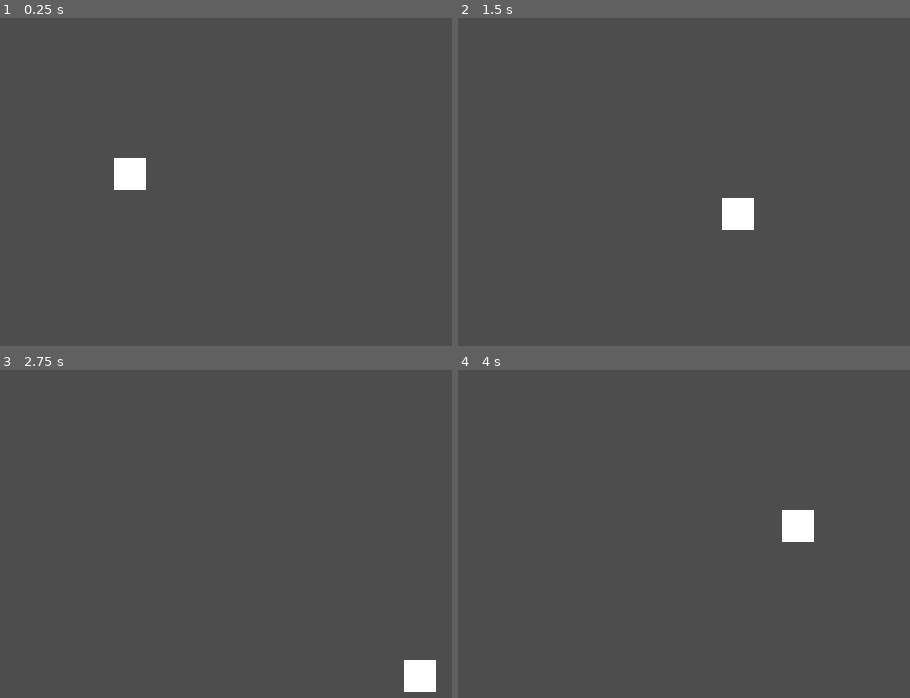
Above: before the commit, frames 1-4 (two rows, left to right).
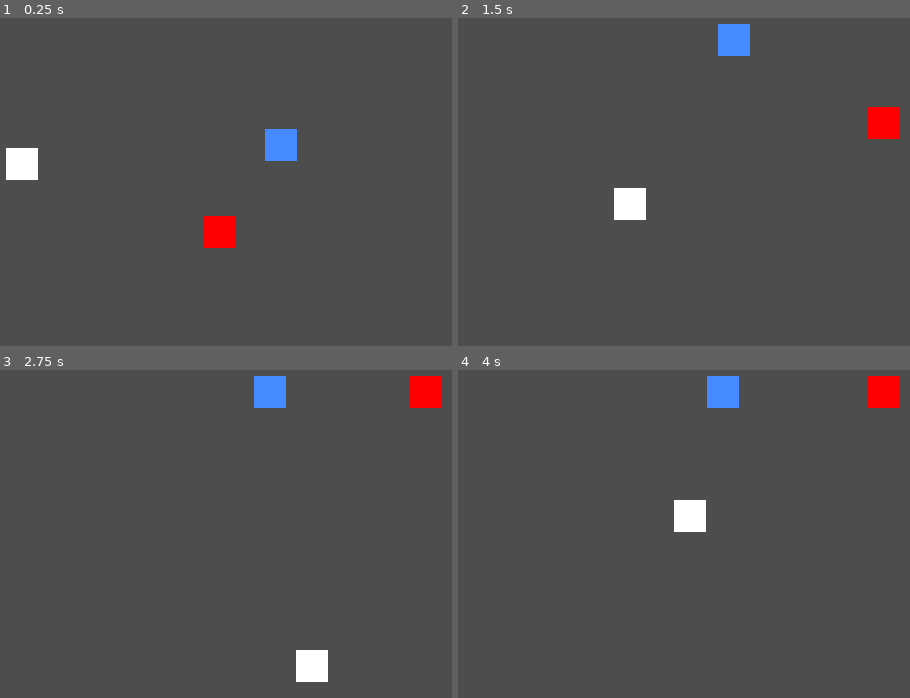
Above: after the commit, the same moments.

Repository: Zero-Fall-Studios/bit-quest
Game: Godot game, scene res://scenes/game.tscn
Same seed, same stepped clock (60 frames per second), same inputs: the game is played once before the commit and once after it. Before the commit the project starts from res://scenes/basic_2d_4_directions/basic_2d_4_directions.tscn.
Inputs:
- Up to frame 1 (0.25 s): no input
- Up to frame 2 (1.5 s): hold D (move_right) 0.53-1.28 s; hold S (move_down) from 1.28 s (still down)
- Up to frame 3 (2.75 s): release S (move_down) at 2.03 s; hold D (move_right) from 2.03 s (still down)
- Up to frame 4 (4 s): release D (move_right) at 2.78 s; hold W (move_up) 2.78-3.53 s; hold A (move_left) from 3.53 s (still down)

The runs differ from the first frame. In frame 1, 2.8% of the frame differs, in the area x 1-66%, y 33-71%; in frame 2, 2.8%; in frame 3, 2.8%; in frame 4, 2.8%.

Commit message:
refactor folder structure

Diff:
--- a/project.godot
+++ b/project.godot
@@ -11,7 +11,7 @@
 [application]
 
 config/name="LearningGodot"
-run/main_scene="res://scenes/basic_2d_4_directions/basic_2d_4_directions.tscn"
+run/main_scene="res://scenes/game.tscn"
 config/features=PackedStringArray("4.2", "Forward Plus")
 
 [display]
--- a/scenes/basic_2d_4_directions/basic_2d_4_directions.tscn
+++ /dev/null
@@ -1,8 +0,0 @@
-[gd_scene load_steps=2 format=3 uid="uid://kjtos8vrnqf"]
-
-[ext_resource type="PackedScene" uid="uid://bnbxxktjc8qen" path="res://scenes/basic_2d_4_directions/character_4_directions.tscn" id="1_rmqc4"]
-
-[node name="Basic2d4Directions" type="Node2D"]
-
-[node name="Character4Directions" parent="." instance=ExtResource("1_rmqc4")]
-position = Vector2(159, 84)
--- a/scenes/basic_2d_4_directions/character_4_directions.gd
+++ /dev/null
@@ -1,14 +0,0 @@
-extends CharacterBody2D
-
-@export var speed = 100
-
-func _physics_process(_delta):
-	var movement_input = get_movement_input()
-	velocity = movement_input * speed
-	move_and_slide()
-
-func get_movement_input() -> Vector2:
-	var input: Vector2 = Vector2.ZERO
-	input.x = (Input.get_action_strength("move_right") - Input.get_action_strength("move_left"))
-	input.y = (Input.get_action_strength("move_down") - Input.get_action_strength("move_up"))
-	return input.normalized()
--- a/scenes/basic_2d_4_directions/character_4_directions.tscn
+++ /dev/null
@@ -1,15 +0,0 @@
-[gd_scene load_steps=4 format=3 uid="uid://bnbxxktjc8qen"]
-
-[ext_resource type="Script" path="res://scenes/basic_2d_4_directions/character_4_directions.gd" id="1_k8dss"]
-[ext_resource type="Texture2D" uid="uid://ryaeo27p0gvi" path="res://assets/images/square.png" id="1_ysftl"]
-
-[sub_resource type="RectangleShape2D" id="RectangleShape2D_qrhyp"]
-
-[node name="Character4Directions" type="CharacterBody2D"]
-script = ExtResource("1_k8dss")
-
-[node name="Sprite2D" type="Sprite2D" parent="."]
-texture = ExtResource("1_ysftl")
-
-[node name="CollisionShape2D" type="CollisionShape2D" parent="."]
-shape = SubResource("RectangleShape2D_qrhyp")
--- a/scenes/character_controls/npc.tscn
+++ b/scenes/characters/npc.tscn
@@ -1,8 +1,8 @@
 [gd_scene load_steps=5 format=3 uid="uid://do51d1tc4nsbh"]
 
-[ext_resource type="Script" path="res://scenes/character_controls/character.gd" id="1_cek5b"]
+[ext_resource type="Script" path="res://scripts/character/character.gd" id="1_cek5b"]
 [ext_resource type="Texture2D" uid="uid://ryaeo27p0gvi" path="res://assets/images/square.png" id="2_imlqm"]
-[ext_resource type="Script" path="res://scenes/character_controls/npc_controls.gd" id="3_xe7i2"]
+[ext_resource type="Script" path="res://scripts/character/controls/npc_controls.gd" id="3_xe7i2"]
 
 [sub_resource type="RectangleShape2D" id="RectangleShape2D_ydorh"]
 size = Vector2(16, 16)
@@ -20,4 +20,3 @@
 
 [node name="Controls" type="Node" parent="."]
 script = ExtResource("3_xe7i2")
-argo_distance = 100
--- a/scenes/character_controls/npc_2.tscn
+++ b/scenes/characters/npc_2.tscn
@@ -1,8 +1,8 @@
 [gd_scene load_steps=5 format=3 uid="uid://b23ielbj1gg1s"]
 
-[ext_resource type="Script" path="res://scenes/character_controls/character.gd" id="1_a7n7n"]
+[ext_resource type="Script" path="res://scripts/character/character.gd" id="1_a7n7n"]
 [ext_resource type="Texture2D" uid="uid://ryaeo27p0gvi" path="res://assets/images/square.png" id="2_ms1nf"]
-[ext_resource type="Script" path="res://scenes/character_controls/npc_controls.gd" id="3_h6upt"]
+[ext_resource type="Script" path="res://scripts/character/controls/npc_controls.gd" id="3_h6upt"]
 
 [sub_resource type="RectangleShape2D" id="RectangleShape2D_tlag5"]
 size = Vector2(14, 16)
--- a/scenes/character_controls/player.tscn
+++ b/scenes/characters/player.tscn
@@ -1,8 +1,8 @@
 [gd_scene load_steps=5 format=3 uid="uid://q28w184q466y"]
 
-[ext_resource type="Script" path="res://scenes/character_controls/character.gd" id="1_28fcs"]
+[ext_resource type="Script" path="res://scripts/character/character.gd" id="1_28fcs"]
 [ext_resource type="Texture2D" uid="uid://ryaeo27p0gvi" path="res://assets/images/square.png" id="2_pb85r"]
-[ext_resource type="Script" path="res://scenes/character_controls/player_controls.gd" id="3_nfwgp"]
+[ext_resource type="Script" path="res://scripts/character/controls/player_controls.gd" id="3_nfwgp"]
 
 [sub_resource type="RectangleShape2D" id="RectangleShape2D_3syqg"]
 size = Vector2(16, 16)
--- a/scenes/character_controls/character_controls.tscn
+++ b/scenes/game.tscn
@@ -1,8 +1,8 @@
 [gd_scene load_steps=8 format=3 uid="uid://3bg68s454lxs"]
 
-[ext_resource type="PackedScene" uid="uid://q28w184q466y" path="res://scenes/character_controls/player.tscn" id="1_qg8sg"]
-[ext_resource type="PackedScene" uid="uid://do51d1tc4nsbh" path="res://scenes/character_controls/npc.tscn" id="2_w5451"]
-[ext_resource type="PackedScene" uid="uid://b23ielbj1gg1s" path="res://scenes/character_controls/npc_2.tscn" id="3_17ujd"]
+[ext_resource type="PackedScene" uid="uid://q28w184q466y" path="res://scenes/characters/player.tscn" id="1_uxv67"]
+[ext_resource type="PackedScene" uid="uid://do51d1tc4nsbh" path="res://scenes/characters/npc.tscn" id="2_cvo7m"]
+[ext_resource type="PackedScene" uid="uid://b23ielbj1gg1s" path="res://scenes/characters/npc_2.tscn" id="3_72j5o"]
 
 [sub_resource type="RectangleShape2D" id="RectangleShape2D_c223n"]
 size = Vector2(20, 195)
@@ -16,15 +16,15 @@
 [sub_resource type="RectangleShape2D" id="RectangleShape2D_bf805"]
 size = Vector2(345, 19)
 
-[node name="CharacterControls" type="Node2D"]
+[node name="Game" type="Node2D"]
 
-[node name="Player" parent="." instance=ExtResource("1_qg8sg")]
+[node name="Player" parent="." instance=ExtResource("1_uxv67")]
 position = Vector2(105, 79)
 
-[node name="NPC" parent="." instance=ExtResource("2_w5451")]
+[node name="NPC" parent="." instance=ExtResource("2_cvo7m")]
 position = Vector2(235, 82)
 
-[node name="npc2" parent="." instance=ExtResource("3_17ujd")]
+[node name="npc2" parent="." instance=ExtResource("3_72j5o")]
 position = Vector2(181, 124)
 
 [node name="StaticBody2D" type="StaticBody2D" parent="."]
--- a/scenes/player_npc/npc.gd
+++ /dev/null
@@ -1,39 +0,0 @@
-extends CharacterBody2D
-
-@export var speed = 100
-@export var argo_distance = 50
-
-var direction: Vector2 = Vector2.ZERO
-var target: CharacterBody2D
-
-func _physics_process(_delta):
-  var movement_input = get_movement_input()
-  velocity = movement_input * speed
-  if move_and_slide():
-    direction = Vector2.ZERO
-
-func get_movement_input():
-  calculate_direction()
-  detect_target()
-  follow_target()
-  return direction
-
-func calculate_direction():
-  if direction == Vector2.ZERO:
-    direction = Vector2(randf_range( - 1, 1), randf_range( - 1, 1)).normalized()
-
-func detect_target():
-  var players = get_tree().get_nodes_in_group("player")
-  for t in players:
-    if t.position.distance_to(position) < argo_distance:
-      target = t
-      return
-
-  if target:
-    target = null
-    direction = Vector2.ZERO
-
-func follow_target():
-  if target == null:
-    return
-  direction = (target.position - position).normalized()
--- a/scenes/player_npc/npc.tscn
+++ /dev/null
@@ -1,18 +0,0 @@
-[gd_scene load_steps=4 format=3 uid="uid://cd7xdwc2jegep"]
-
-[ext_resource type="Script" path="res://scenes/player_npc/npc.gd" id="1_j68pl"]
-[ext_resource type="Texture2D" uid="uid://ryaeo27p0gvi" path="res://assets/images/square.png" id="1_pj78v"]
-
-[sub_resource type="RectangleShape2D" id="RectangleShape2D_hfpd8"]
-size = Vector2(16, 16)
-
-[node name="NPC" type="CharacterBody2D"]
-script = ExtResource("1_j68pl")
-speed = 50
-
-[node name="Sprite2D" type="Sprite2D" parent="."]
-modulate = Color(1, 0, 0, 1)
-texture = ExtResource("1_pj78v")
-
-[node name="CollisionShape2D" type="CollisionShape2D" parent="."]
-shape = SubResource("RectangleShape2D_hfpd8")
--- a/scenes/player_npc/player.gd
+++ /dev/null
@@ -1,14 +0,0 @@
-extends CharacterBody2D
-
-@export var speed = 100
-
-func _physics_process(_delta):
-	var movement_input = get_movement_input()
-	velocity = movement_input * speed
-	move_and_slide()
-
-func get_movement_input() -> Vector2:
-	var input: Vector2 = Vector2.ZERO
-	input.x = (Input.get_action_strength("move_right") - Input.get_action_strength("move_left"))
-	input.y = (Input.get_action_strength("move_down") - Input.get_action_strength("move_up"))
-	return input.normalized()
--- a/scenes/player_npc/player.tscn
+++ /dev/null
@@ -1,16 +0,0 @@
-[gd_scene load_steps=4 format=3 uid="uid://b3e35jv30i53c"]
-
-[ext_resource type="Script" path="res://scenes/player_npc/player.gd" id="1_rdrvx"]
-[ext_resource type="Texture2D" uid="uid://ryaeo27p0gvi" path="res://assets/images/square.png" id="2_ccu27"]
-
-[sub_resource type="RectangleShape2D" id="RectangleShape2D_8byky"]
-size = Vector2(16, 16)
-
-[node name="Player" type="CharacterBody2D" groups=["player"]]
-script = ExtResource("1_rdrvx")
-
-[node name="CollisionShape2D" type="CollisionShape2D" parent="."]
-shape = SubResource("RectangleShape2D_8byky")
-
-[node name="Sprite2D" type="Sprite2D" parent="."]
-texture = ExtResource("2_ccu27")
--- a/scenes/player_npc/player_npc.tscn
+++ /dev/null
@@ -1,50 +0,0 @@
-[gd_scene load_steps=7 format=3 uid="uid://bmclf1tbpedlp"]
-
-[ext_resource type="PackedScene" uid="uid://b3e35jv30i53c" path="res://scenes/player_npc/player.tscn" id="1_mslk5"]
-[ext_resource type="PackedScene" uid="uid://cd7xdwc2jegep" path="res://scenes/player_npc/npc.tscn" id="2_fnvoc"]
-
-[sub_resource type="RectangleShape2D" id="RectangleShape2D_hufm4"]
-size = Vector2(338, 13)
-
-[sub_resource type="RectangleShape2D" id="RectangleShape2D_36i0y"]
-size = Vector2(338, 13)
-
-[sub_resource type="RectangleShape2D" id="RectangleShape2D_pnx1i"]
-size = Vector2(19, 176)
-
-[sub_resource type="RectangleShape2D" id="RectangleShape2D_vlb00"]
-size = Vector2(29, 176)
-
-[node name="PlayerNpc" type="Node2D"]
-
-[node name="Player" parent="." instance=ExtResource("1_mslk5")]
-position = Vector2(101, 85)
-
-[node name="NPC" parent="." instance=ExtResource("2_fnvoc")]
-position = Vector2(217, 83)
-
-[node name="StaticBody2D" type="StaticBody2D" parent="."]
-
-[node name="CollisionShape2D" type="CollisionShape2D" parent="StaticBody2D"]
-position = Vector2(159, -3.5)
-shape = SubResource("RectangleShape2D_hufm4")
-
-[node name="StaticBody2D2" type="StaticBody2D" parent="."]
-position = Vector2(-1, 186)
-
-[node name="CollisionShape2D" type="CollisionShape2D" parent="StaticBody2D2"]
-position = Vector2(159, -3.5)
-shape = SubResource("RectangleShape2D_36i0y")
-
-[node name="StaticBody2D3" type="StaticBody2D" parent="."]
-position = Vector2(-5, 94)
-
-[node name="CollisionShape2D" type="CollisionShape2D" parent="StaticBody2D3"]
-position = Vector2(-0.5, -4)
-shape = SubResource("RectangleShape2D_pnx1i")
-
-[node name="StaticBody2D4" type="StaticBody2D" parent="."]
-
-[node name="CollisionShape2D" type="CollisionShape2D" parent="StaticBody2D4"]
-position = Vector2(330, 91)
-shape = SubResource("RectangleShape2D_vlb00")
Renamed: scenes/character_controls/character.gd -> scripts/character/character.gd
Renamed: scenes/character_controls/character_controls.gd -> scripts/character/controls/character_controls.gd
Renamed: scenes/character_controls/npc_controls.gd -> scripts/character/controls/npc_controls.gd
Renamed: scenes/character_controls/player_controls.gd -> scripts/character/controls/player_controls.gd
